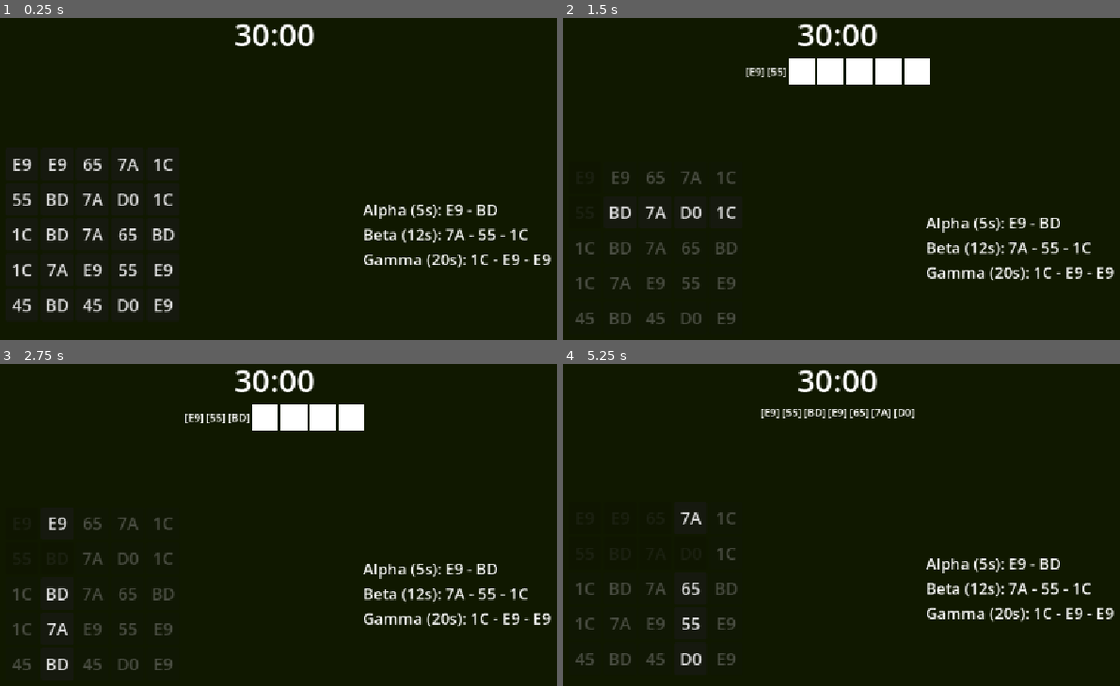
Above: before the commit, frames 1-4 (two rows, left to right).
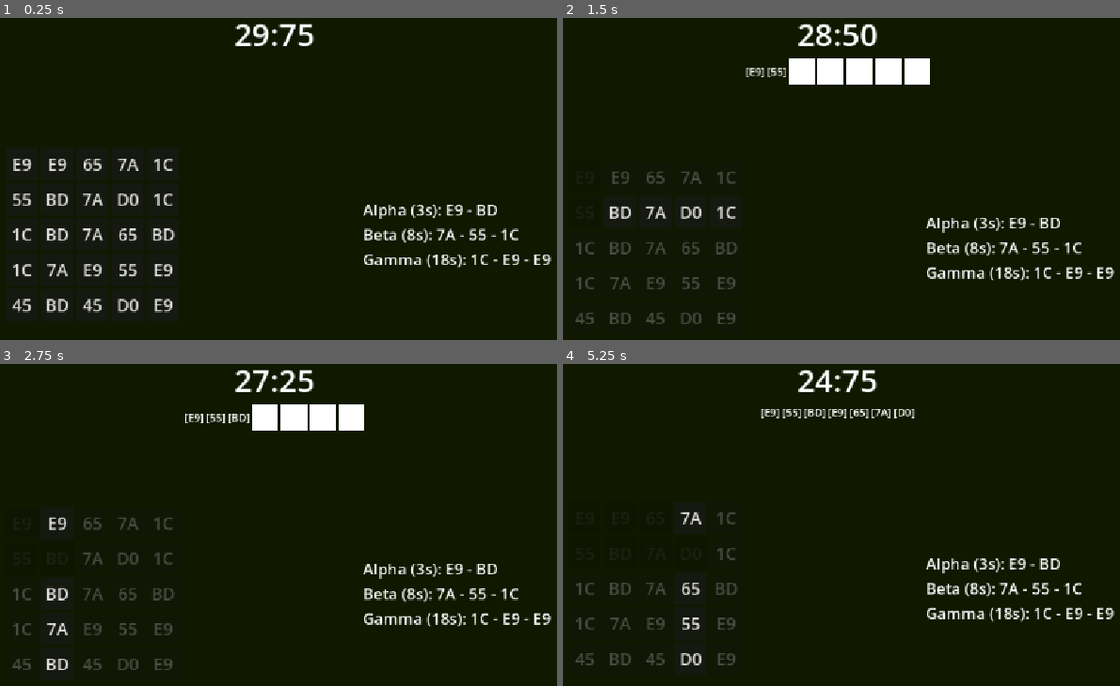
Above: after the commit, the same moments.

Repository: Martisos/Data-Hack-Minigame
Game: Godot game, scene res://scenes/main_game.tscn
Same seed, same stepped clock (60 frames per second), same inputs: the game is played once before the commit and once after it.
Inputs:
- Up to frame 1 (0.25 s): no input
- Up to frame 2 (1.5 s): click "E9" at 0.5 s; click "55" at 1.25 s
- Up to frame 3 (2.75 s): click "BD" at 2 s
- Up to frame 4 (5.25 s): click "E9" at 2.75 s; click "65" at 3.5 s; click "7A" at 4.25 s; click "D0" at 5 s

The runs differ from the first frame. In frame 1, 1.0% of the frame differs, in the area x 42-95%, y 1-77%; in frame 2, 0.8%; in frame 3, 1.0%; in frame 4, 1.1%, in the area x 42-95%, y 1-80%.

Commit message:
Timer Mechanic

Diff:
--- a/scripts/main_game.gd
+++ b/scripts/main_game.gd
@@ -3,6 +3,7 @@
 @onready var code_matrix: GridContainer = $"MainMargin/VBoxContainer/MainContent/Code Matrix"
 @onready var memory_bar: HBoxContainer = $MainMargin/VBoxContainer/Header/MemoryBar
 @onready var injection_list: VBoxContainer = $MainMargin/VBoxContainer/MainContent/InjectionList
+@onready var timer_label: Label = $MainMargin/VBoxContainer/Header/TimerLabel
 
 const cols: int = 5
 const rows: int = 5
@@ -17,14 +18,44 @@
 var max_memory: int = 7
 
 var injections: Array[Dictionary] = [
-	{"name": "Alpha", "sequence": [], "reward": 5, "completed": false},
-	{"name": "Beta", "sequence": [], "reward": 12, "completed": false},
-	{"name": "Gamma", "sequence": [], "reward": 20, "completed": false}
+	{"name": "Alpha", "sequence": [], "reward": 3, "completed": false},
+	{"name": "Beta", "sequence": [], "reward": 8, "completed": false},
+	{"name": "Gamma", "sequence": [], "reward": 18, "completed": false}
 ]
+
+var time_left: float = 30.0
+
+var is_game_over: bool = false
 
 func _ready() -> void:
 	generate_buttons()
 	generate_level()
+
+func _process(delta: float) -> void:
+	if is_game_over: return
+
+	time_left -= delta
+
+	if time_left <= 0:
+		time_left = 0.0
+		is_game_over = true
+		print("GAMEOVER")
+
+	update_timer_ui()
+
+func update_timer_ui() -> void:
+	var seconds = int(time_left)
+	var miliseconds = int(fmod(time_left, 1.0) * 100)
+	timer_label.text = "%02d:%02d" % [seconds, miliseconds]
+
+	var tween = create_tween().set_parallel(true)
+	if time_left <= 10.0:
+		tween.tween_property(timer_label, "modulate", Color.RED, 2.0)
+		tween.tween_property(timer_label, "scale", Vector2(1.3, 1.3), 2.0)
+	else:
+		tween.tween_property(timer_label, "modulate", Color.WHITE, 0.5)
+		tween.tween_property(timer_label, "scale", Vector2(1, 1), 0.5)
+
 
 func generate_level() -> void:
 	var path_length: int = 6
@@ -192,6 +223,7 @@
 
 		if is_sub_array(memory, inj["sequence"]):
 			inj["completed"] = true
+			time_left += inj["reward"]
 			successs_this_turn = true
 			print("won: ", inj["name"])
 			# TODO: global timer
